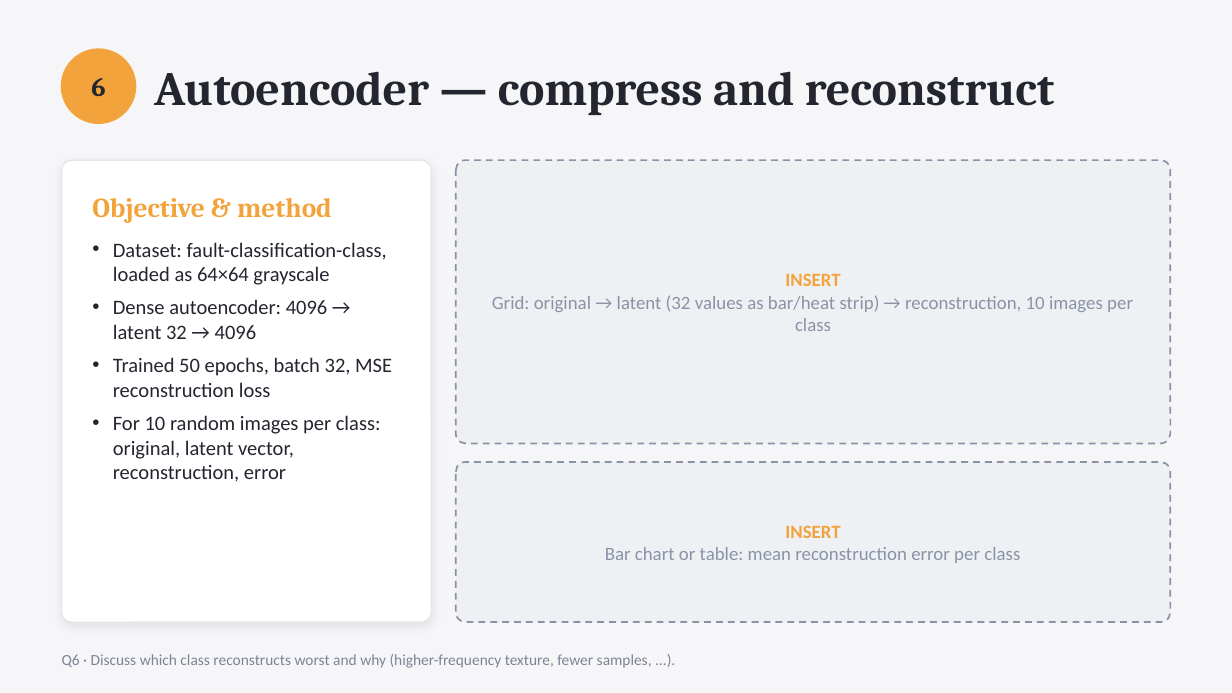
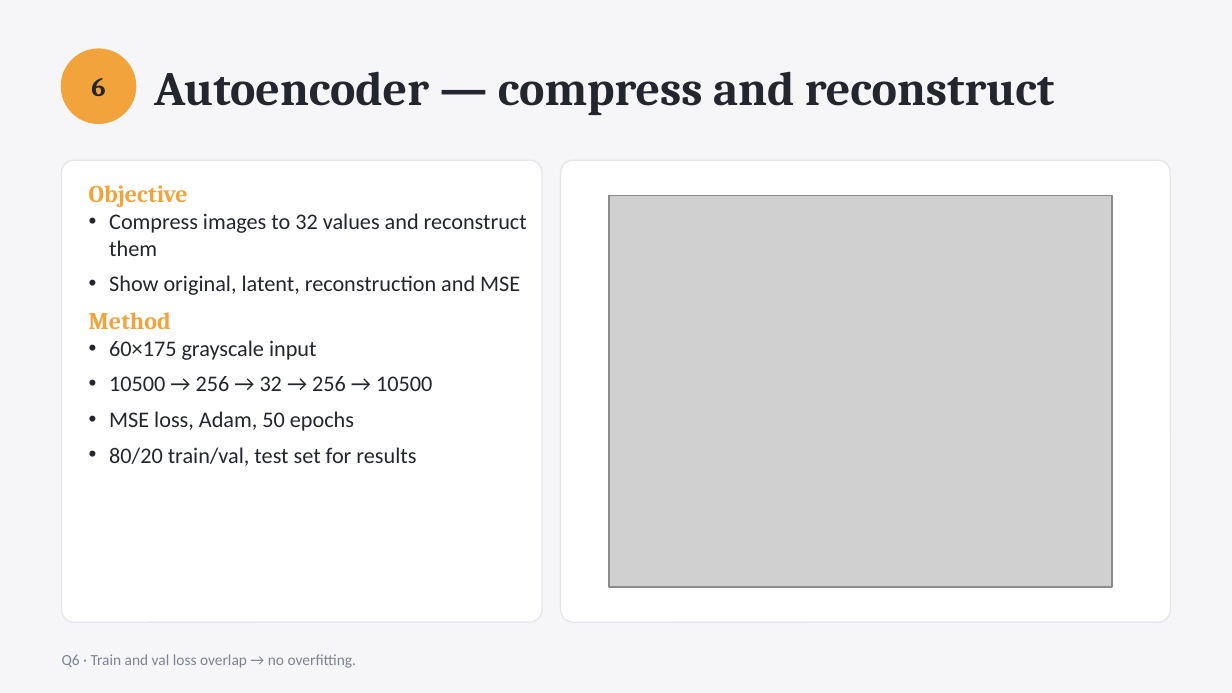
Before and after one commit to AreGundersen/MAS512, a slide deck: slide 16 of Assignment 1/MAS512_assignment1_gr5.pptx (slide 12 before the commit). Drawn at 1232x693 pixels with LibreOffice and Linux fonts; fonts in the diff are those of the drawing; grey boxes stand for pictures. Boxes give left, top, right and bottom in pixels: in the first picture for what was removed or moved away, otherwise in the second. Text is boxed around its words. In the diff, an @@ line names an element or a change of style, - is before the commit and + after.

```diff
--- a/Assignment 1/MAS512_assignment1_gr5.pptx
+++ b/Assignment 1/MAS512_assignment1_gr5.pptx
@@ rounded rectangle: place and size @@
-rounded rectangle at (62,160,431,622)
+rounded rectangle at (62,160,542,622)
@@ rounded rectangle at (62,160,542,622): shadow off @@
@@ text "Objective" at (89,185,527,466): vertical alignment middle to top @@
@@ rounded rectangle: place and size @@
-rounded rectangle at (456,160,1170,444)
+rounded rectangle at (561,160,1170,622)
@@ rounded rectangle at (561,160,1170,622): fill #EEF0F4 to #FFFFFF; outline #8A93A6 1 pt dashed to #E4E6EB 0.75 pt; proportions changed @@
@@ text at (89,185,527,466): text changed; size 16 to 13 pt; font Cambria to Calibri; text colour #F2A33C to #23262F; bold off @@
-Objective & method
+Objective
+• Compress images to 32 values and reconstruct them
+• Show original, latent, reconstruction and MSE
+Method
+• 60×175 grayscale input
+• 10500 → 256 → 32 → 256 → 10500
+• MSE loss, Adam, 50 epochs
+• 80/20 train/val, test set for results
@@ picture added at (609,195,1111,586) @@
@@ text removed at (113,242,392,482) @@
-• Dataset: fault-classification-class, loaded as 64×64 grayscale
-• Dense autoencoder: 4096 → latent 32 → 4096
-• Trained 50 epochs, batch 32, MSE reconstruction loss
-• For 10 random images per class: original, latent vector, reconstruction, error
@@ text removed at (492,273,1133,331) @@
-INSERT
-Grid: original → latent (32 values as bar/heat strip) → reconstruction, 10 images per class
@@ rounded rectangle removed at (456,462,1170,622) @@
@@ text removed at (605,525,1020,563) @@
-INSERT
-Bar chart or table: mean reconstruction error per class
@@ text at (62,654,356,668): text changed @@
-Q6 · Discuss which class reconstructs worst and why (higher-frequency texture, fewer samples, ...).
+Q6 · Train and val loss overlap → no overfitting.
```
Also in this commit, not shown: 2 other slides changed, 7 slides added, 2 slides removed, 29 other files.
